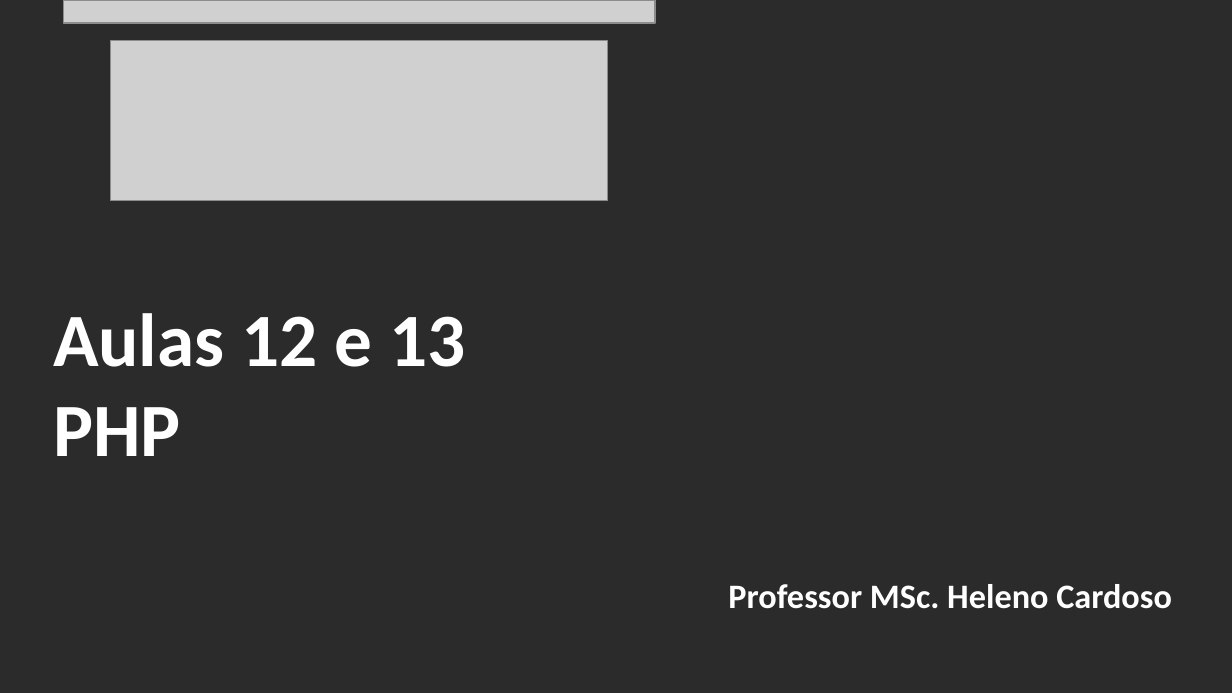
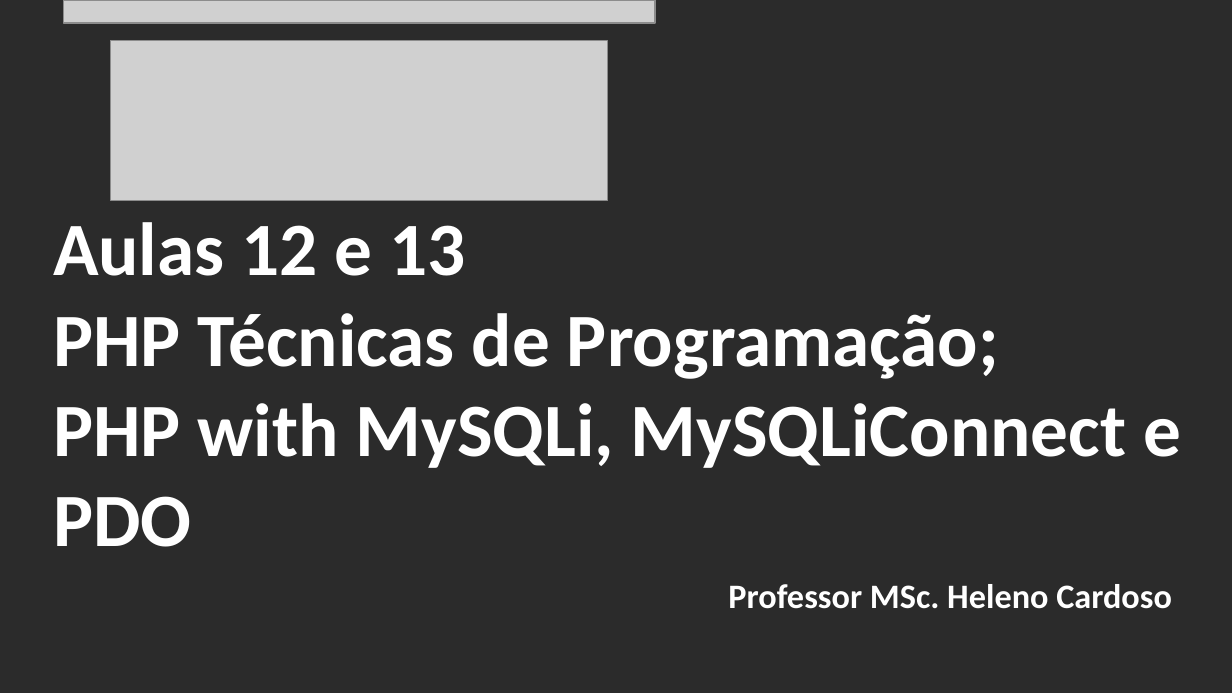
Before and after one commit to CloudEducationBrazil/WydenDesenvolvimentoWebPHP, a slide deck: slide 2 of 01 Classes/Aula 12 e 13 Desenvolvimento Web PHP - PHP.pptx. Drawn at 1232x693 pixels with LibreOffice and Linux fonts; fonts in the diff are those of the drawing; grey boxes stand for pictures; background and template pictures are left out; a plain dark background stands for a picture behind light text. Boxes give left, top, right and bottom in pixels: in the first picture for what was removed or moved away, otherwise in the second. Text is boxed around its words. In the diff, an @@ line names an element or a change of style, - is before the commit and + after.

```diff
--- a/01 Classes/Aula 12 e 13 Desenvolvimento Web PHP - PHP.pptx
+++ b/01 Classes/Aula 12 e 13 Desenvolvimento Web PHP - PHP.pptx
@@ title at <box>53,222,1181,547</box>: text changed @@
-Aulas 12 e 13
-PHP
+Aulas 12 e 13
+PHP Técnicas de Programação;
+PHP with MySQLi, MySQLiConnect e PDO
```
Also in this commit, not shown: 8 other slides changed.
